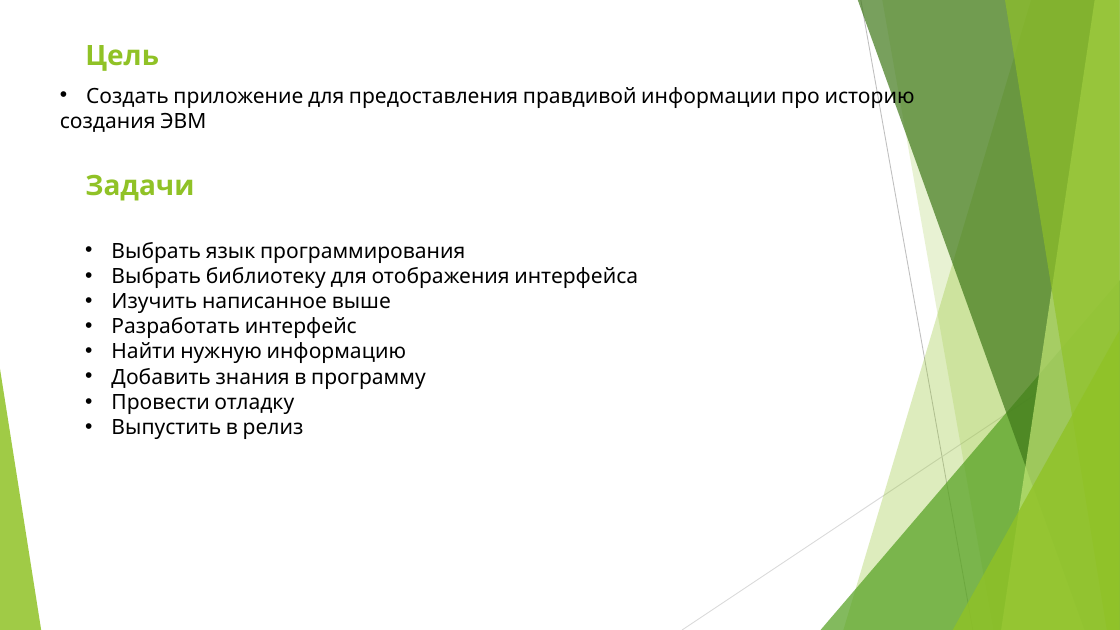
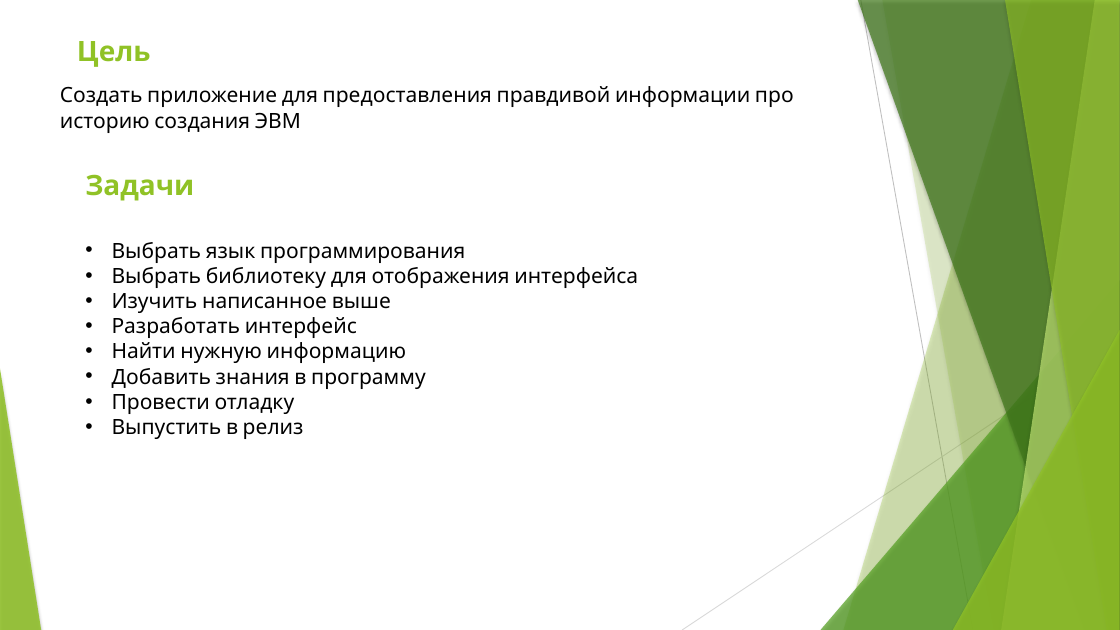
Before and after one commit to GigantPro/my-school-project, a slide deck: slide 2 of Файл.pptx. Drawn at 1120x630 pixels with LibreOffice and Linux fonts; fonts in the diff are those of the drawing. Boxes give left, top, right and bottom in pixels: in the first picture for what was removed or moved away, otherwise in the second. Text is boxed around its words. In the diff, an @@ line names an element or a change of style, - is before the commit and + after.

Commit message:
Update pptx

```diff
--- a/Файл.pptx
+++ b/Файл.pptx
@@ freeform shape at (882, 0, 1120, 630): shadow on; outline redrawn @@
@@ title "Цель": place and size @@
-title "Цель" at (85, 45, 159, 71)
+title "Цель" at (77, 41, 151, 67)
@@ text at (60, 86, 794, 133): text changed @@
-• Создать приложение для предоставления правдивой информации про историю
-создания ЭВМ
+Создать приложение для предоставления правдивой информации про историю создания ЭВМ
@@ shadow on in 6 elements at (844, 0, 1120, 630), (821, 280, 1120, 630), (858, 0, 1120, 630), (1002, 0, 1120, 630), (1005, 0, 1120, 630), (953, 330, 1120, 630) @@
```
Also in this commit, not shown: 12 other slides changed.
